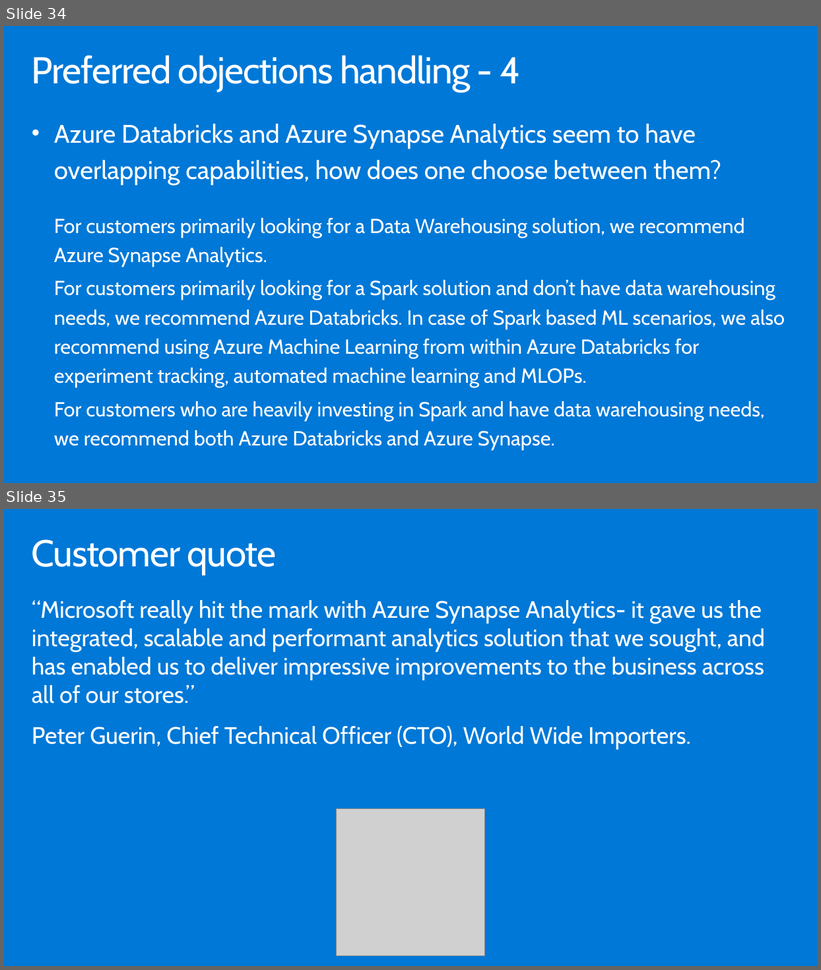
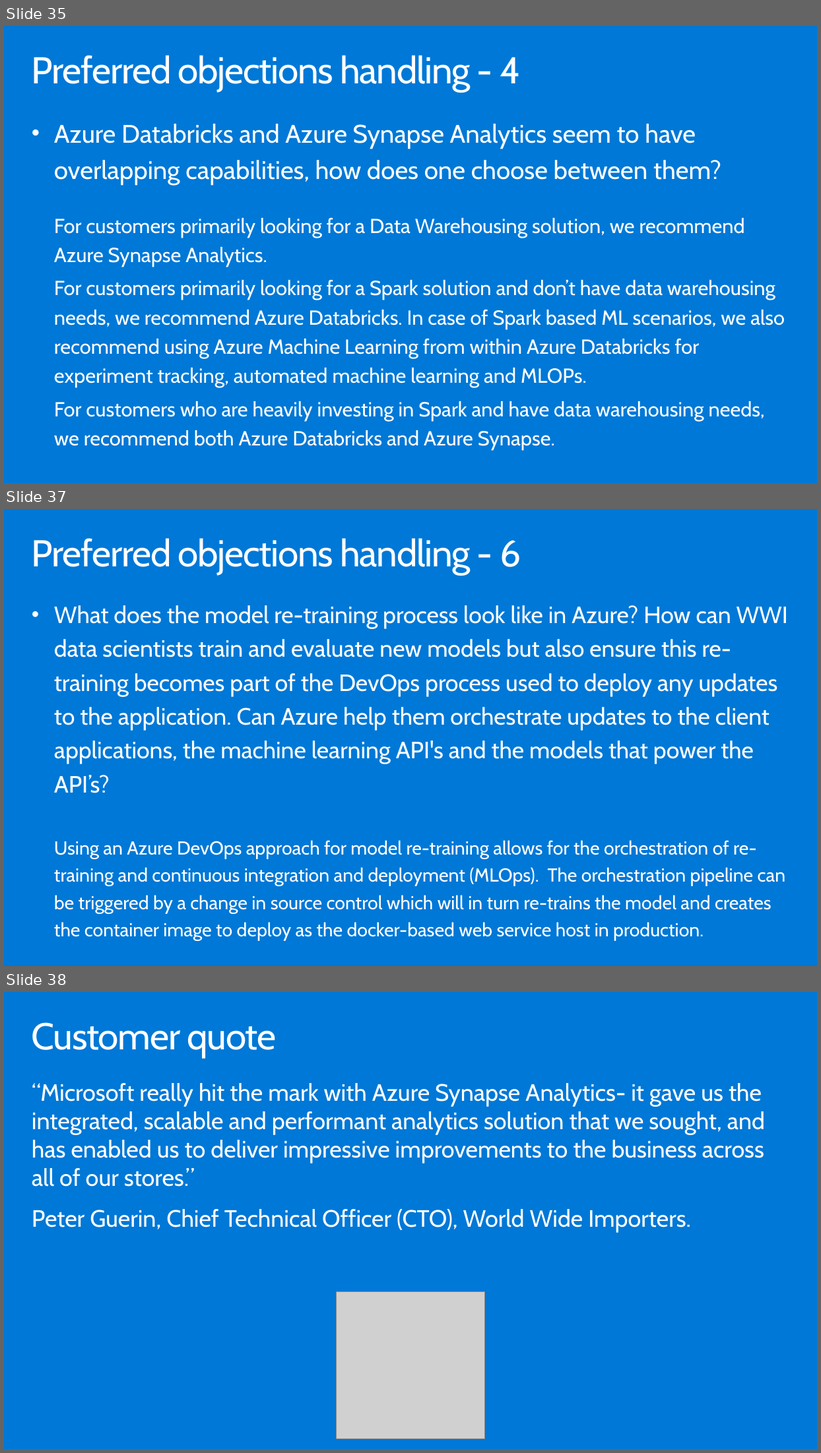
Before and after one commit to wangyihaier/MCW-Azure-Synapse-Analytics-and-AI, a slide deck: Whiteboard design session/WDS trainer presentation - Azure Synapse Analytics and AI.pptx. Shown one above the other, each under a label of ours: slides 34 and 35 before the commit, slides 35, 37 and 38 after it; the slides between them are not shown. The pictures are 821x970 and 821x1453 pixels, drawn with LibreOffice and Linux fonts; fonts in the diff are those of the drawing; grey boxes stand for pictures. Boxes give left, top, right and bottom in pixels: in the first picture for what was removed or moved away, otherwise in the second. Text is boxed around its words. In the diff, an @@ line names an element or a change of style, - is before the commit and + after.

```diff
--- a/Whiteboard design session/WDS trainer presentation - Azure Synapse Analytics and AI.pptx
+++ b/Whiteboard design session/WDS trainer presentation - Azure Synapse Analytics and AI.pptx
@@ slide 37 added at (4,509,817,966), background #0078D7 @@
@@ title added at (32,538,521,575), 44.1 pt, text #FFFFFF @@
+Preferred objections handling - 6
@@ text added at (54,605,788,941), 27.8 pt, text #FFFFFF @@
+• What does the model re-training process look like in Azure? How can WWI data scientists train and evaluate new models but also ensure this re-training becomes part of the DevOps process used to deploy any updates to the application. Can Azure help them orchestrate updates to the client applications, the machine learning API's and the models that power the API’s?
+  Using an Azure DevOps approach for model re-training allows for the orchestration of re-training and continuous integration and deployment (MLOps). The orchestration pipeline can be triggered by a change in source control which will in turn re-trains the model and creates the container image to deploy as the docker-based web service host in production.
@@ what was slide 34 is now slide 35 @@
@@ what was slide 35 is now slide 38 @@
```
Also in this commit, not shown: 2 other slides added, 2 other files.
